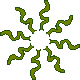
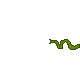
Revision of a layered (80, 80) image; what changed, layer by layer:
added layer "Layer 2(pasted)" above "Vines" over [45, 33, 65, 73]
hid "Vines", painted on it over [0, 0, 73, 80]
